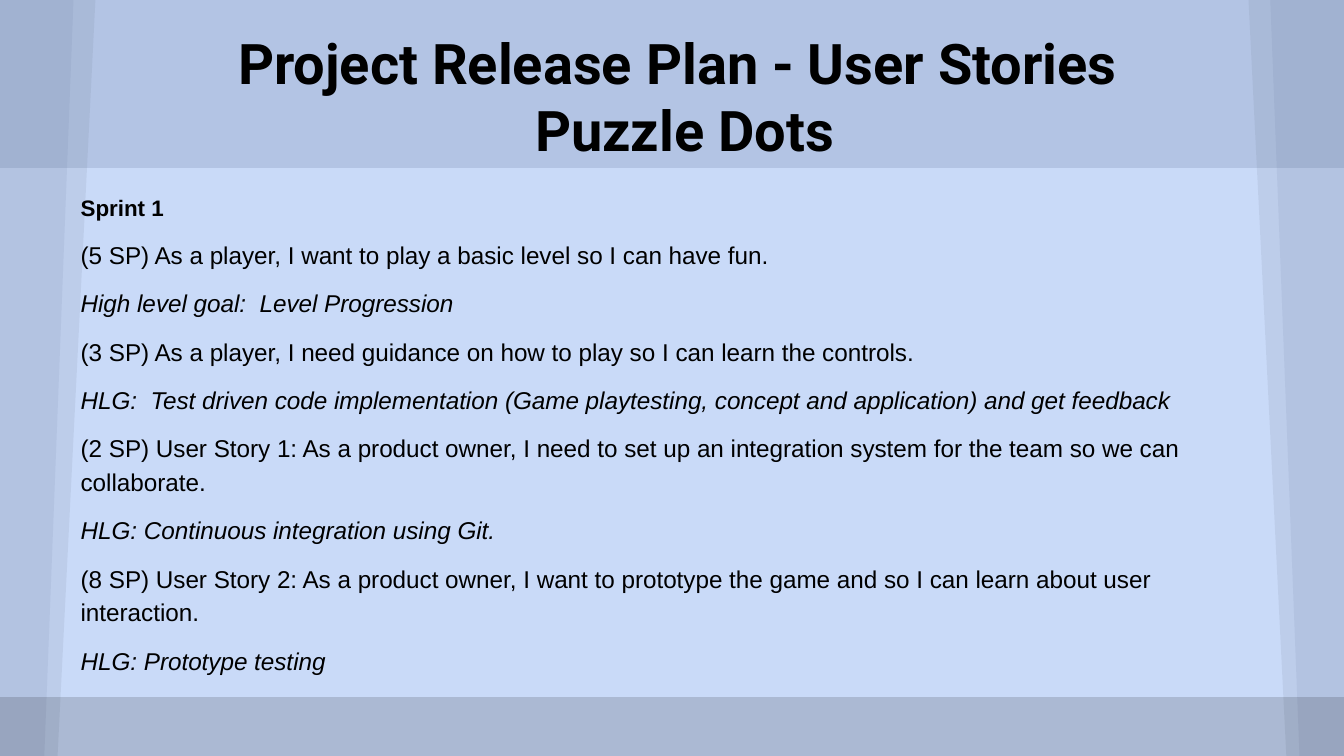
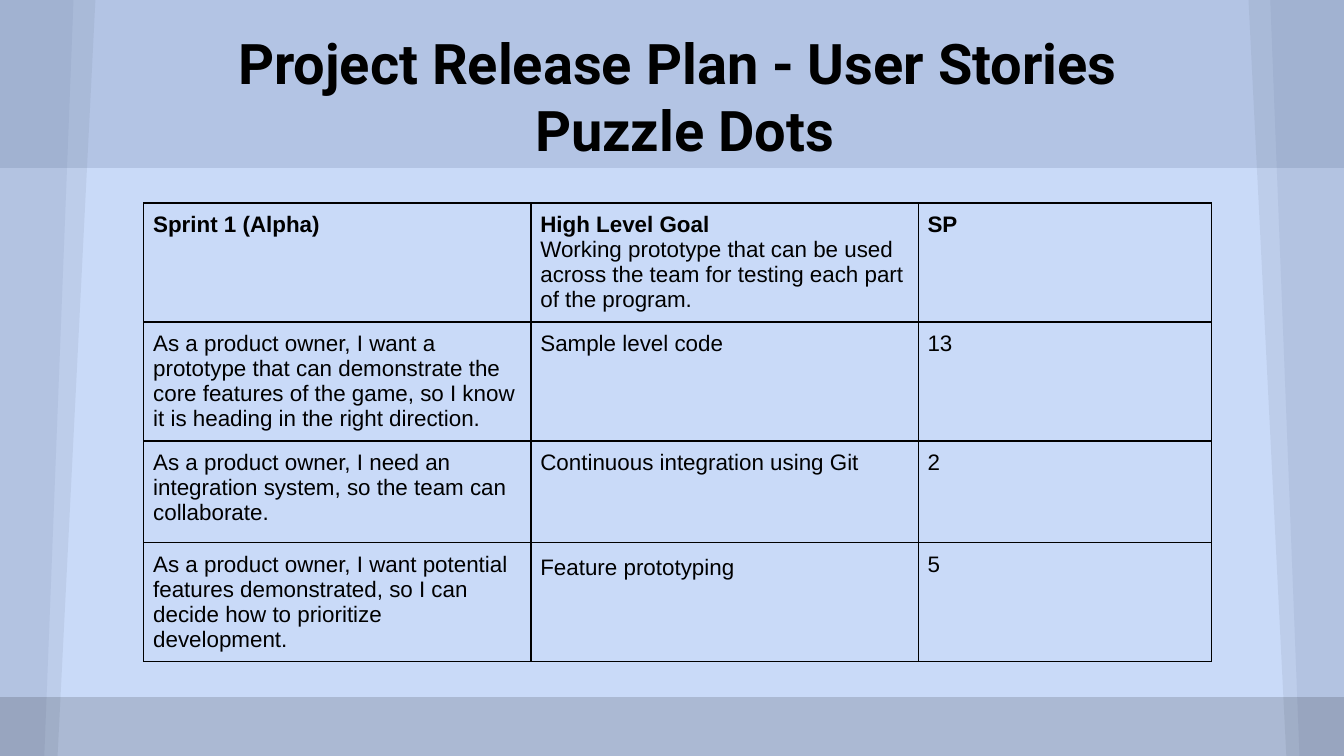
Before and after one commit to JeffreyBPetersen/Llama-Food-Puzzle-Game, a slide deck: slide 4 of CS115 LF Presentation.pptx. Drawn at 1344x756 pixels with LibreOffice and Linux fonts; fonts in the diff are those of the drawing. Boxes give left, top, right and bottom in pixels: in the first picture for what was removed or moved away, otherwise in the second. Text is boxed around its words. In the diff, an @@ line names an element or a change of style, - is before the commit and + after.

Commit message:
Revise Presentation and Release Plan
Final drafts for power-point presentation and release plan.

```diff
--- a/CS115 LF Presentation.pptx
+++ b/CS115 LF Presentation.pptx
@@ text removed at <box>81,199,1179,675</box> @@
-Sprint 1
-(5 SP) As a player, I want to play a basic level so I can have fun.
-High level goal: Level Progression
-(3 SP) As a player, I need guidance on how to play so I can learn the controls.
-HLG: Test driven code implementation (Game playtesting, concept and application) and get feedback
-(2 SP) User Story 1: As a product owner, I need to set up an integration system for the team so we can collaborate.
-HLG: Continuous integration using Git.
-(8 SP) User Story 2: As a product owner, I want to prototype the game and so I can learn about user interaction.
-HLG: Prototype testing
@@ table added at <box>144,203,1211,656</box>, 4 rows, 3 columns @@
+Sprint 1 (Alpha) | High Level Goal / Working prototype that can be used across the team for testing each part of the program. | SP
+As a product owner, I want a prototype that can demonstrate the core features of the game, so I know it is heading in the right direction. | Sample level code | 13
+As a product owner, I need an integration system, so the team can collaborate. | Continuous integration using Git | 2
+As a product owner, I want potential features demonstrated, so I can decide how to prioritize development. | Feature prototyping | 5
```
Also in this commit, not shown: 2 other slides changed, 2 slides added, 1 slide removed, 1 other file.
